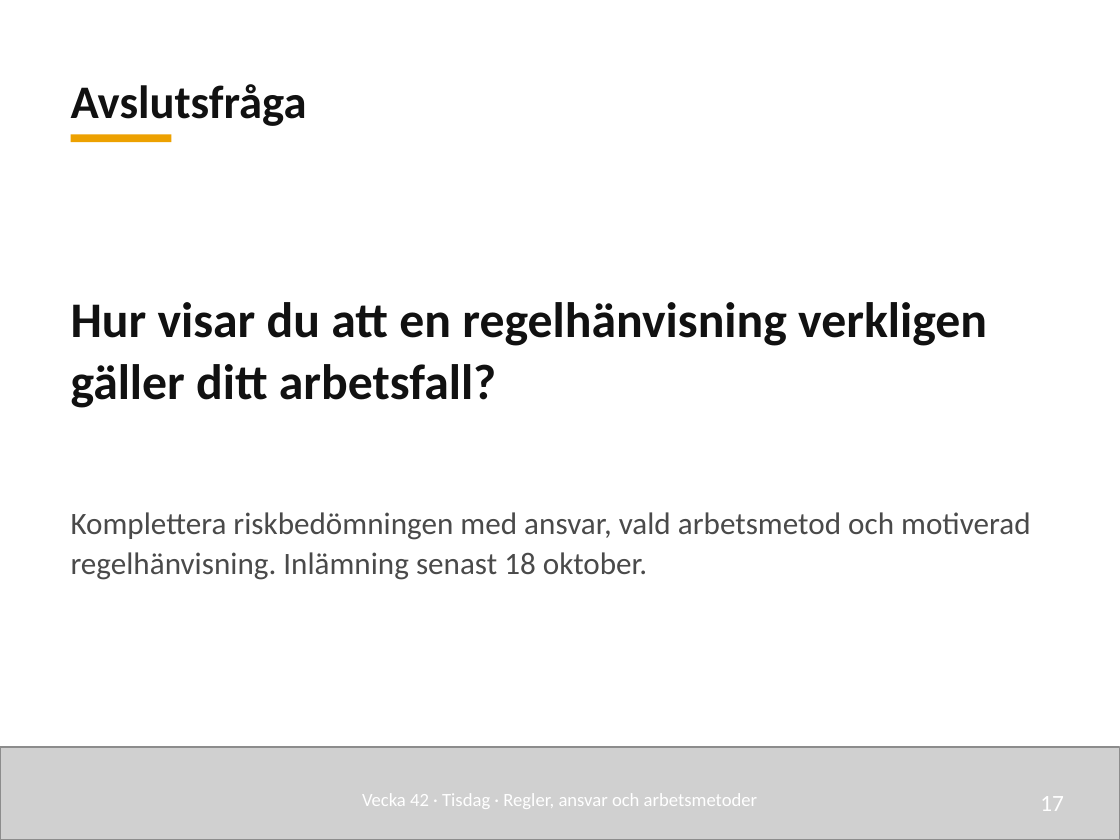
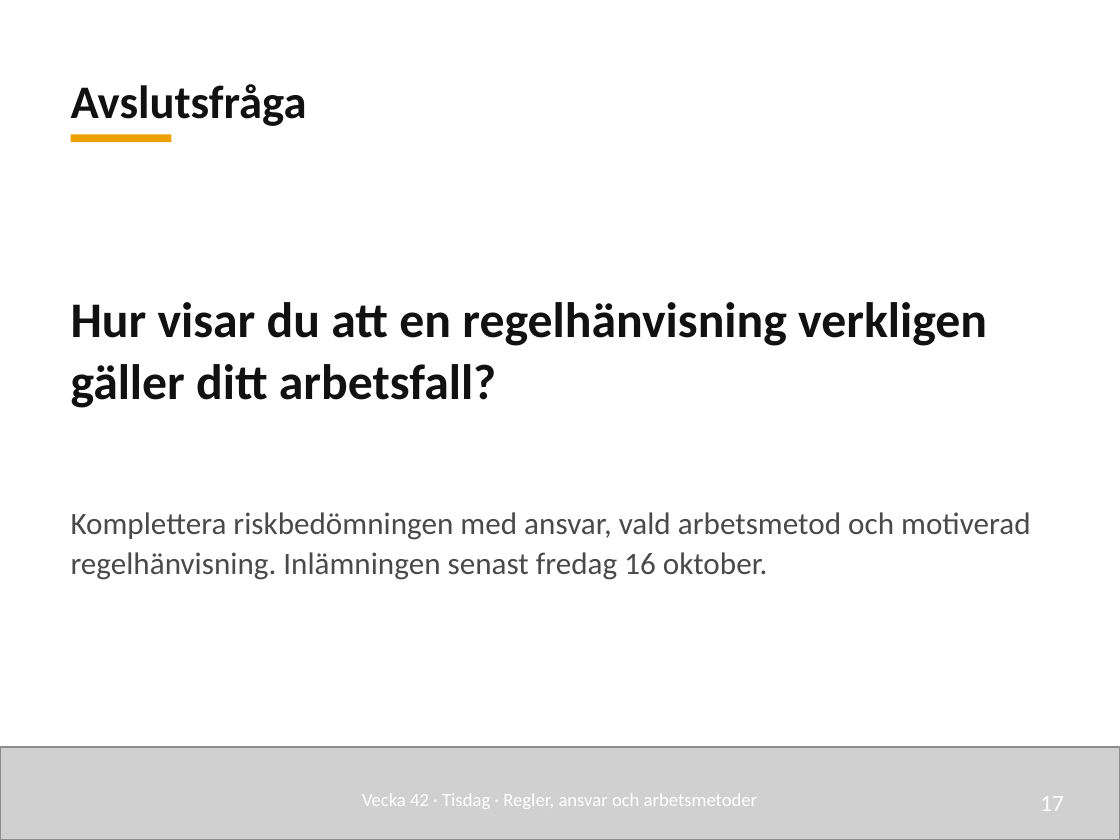
Before and after one commit to nj22az/nj22az.github.io, a slide deck: slide 17 of sjoskolan/vecka-42/aktuell/v42_02_Regler_ansvar_och_arbetsmetoder_elev.pptx. Drawn at 1120x840 pixels with LibreOffice and Linux fonts; fonts in the diff are those of the drawing; grey boxes stand for pictures. Boxes give left, top, right and bottom in pixels: in the first picture for what was removed or moved away, otherwise in the second. Text is boxed around its words. In the diff, an @@ line names an element or a change of style, - is before the commit and + after.

```diff
--- a/sjoskolan/vecka-42/aktuell/v42_02_Regler_ansvar_och_arbetsmetoder_elev.pptx
+++ b/sjoskolan/vecka-42/aktuell/v42_02_Regler_ansvar_och_arbetsmetoder_elev.pptx
@@ text at box(71, 512, 1030, 580): text changed @@
-Komplettera riskbedömningen med ansvar, vald arbetsmetod och motiverad regelhänvisning. Inlämning senast 18 oktober.
+Komplettera riskbedömningen med ansvar, vald arbetsmetod och motiverad regelhänvisning. Inlämningen senast fredag 16 oktober.
```
Also in this commit, not shown: 1 other slide changed, 41 other files.
